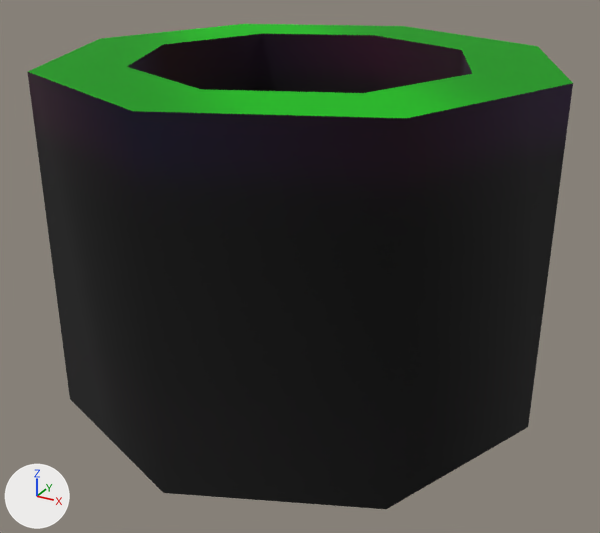
What one commit did to the glTF model assets/actors/warp_pipe.glb.
The view is the same before and after, from a 50 mm camera at (236.0, -432.0, 288.0) aimed at (4.0, -11.0, 78.0). The lights are fixed; the arrows at lower left show +X, +Y and +Z. The older version comes first. Vertices at exactly the same position are counted once.

The first picture shows 'actor'.
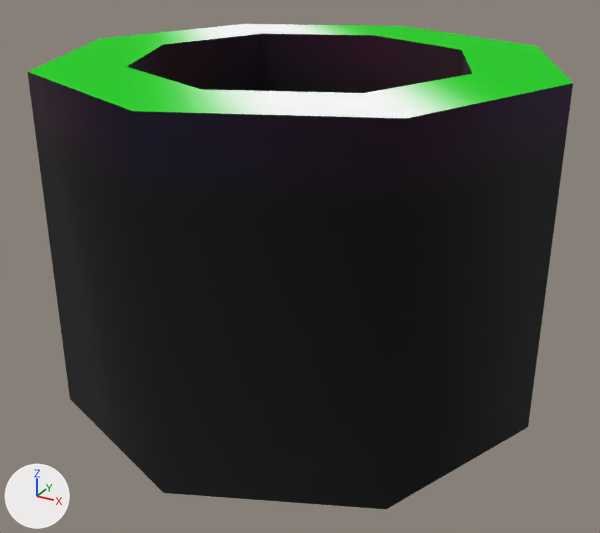
What differs and where, as boxes [x1, y1, x2, y2] in the pictures (600 x 533 px):
part 1 of me_actor, recoloured (lighter)
    both: [28, 24, 572, 118]

What changed in the scene script:
```text
Change me_actor:
    where me_actor.from_pydata(...)  # 36 vertices, 50 faces; spans x -153.0..154.0, y -154.0..153.0, z 0.0..205.0
    used by ob_actor; location = (0.0, 0.0, 0.0)
    me_actor part 1: 18 faces centred in x -121.0..112.0, y -122.0..121.0, z 10.0..205.0 are repainted in the vertex colours; the middle colour goes from green #00bb00 to white #ffffff
```
